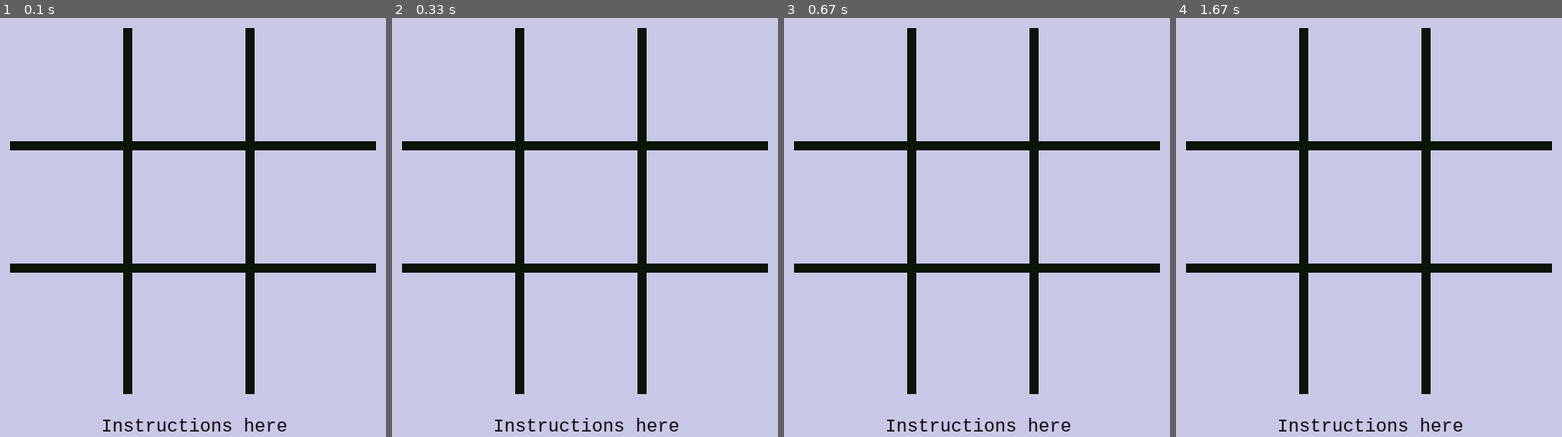
Above: before the commit, frames 1-4 (left to right).
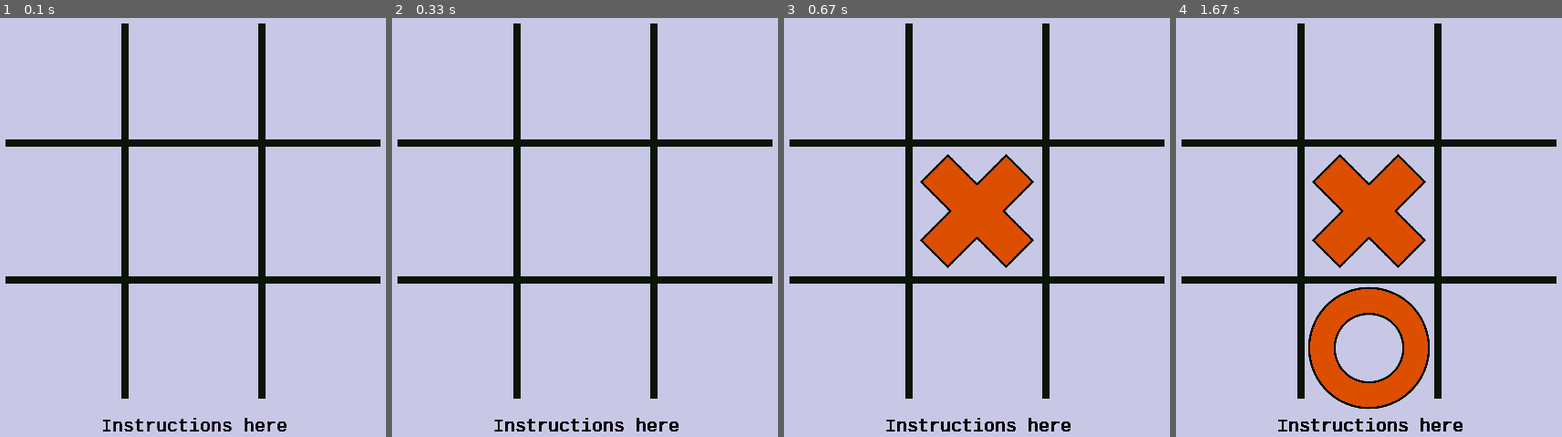
Above: after the commit, the same moments.

Repository: Codeit-Michael/TicTacToe-Game
Game: pygame game, started from tictactoe.py
Two runs of this game, one before a commit and one after it. Both use one fixed random seed, a clock stepped at 60 frames per second and the inputs below.
Inputs (mouse positions are in pixels of both pictures, inside the frame that each line leads up to):
- Up to frame 1 (0.1 s): no input
- Up to frame 2 (0.33 s): no input
- Up to frame 3 (0.67 s): click (977, 231) at 0.38 s
- Up to frame 4 (1.67 s): click (1407, 336) at 0.72 s

The runs differ from the first frame. In frame 1, 9.8% of the frame differs, in the area x 1-99%, y 1-99%; in frame 2, 9.9%; in frame 3, 15%; in frame 4, 20%.

Commit message:
add game details

Diff:
--- a/tictactoe.py
+++ b/tictactoe.py
@@ -3,16 +3,15 @@
 import pygame
 from pygame.locals import *
 
-
 pygame.init()
 pygame.font.init()
 
 window_size = (450, 500)
-
 cell_size = 150
 
 screen = pygame.display.set_mode(window_size)
 pygame.display.set_caption("Tic Tac Toe")
+
 
 class TicTacToe():
 
@@ -20,14 +19,13 @@
 		self.cell_size = cell_size
 		self.player = "X"
 		self.winner = None
+		self.taking_move = True
 		self.running = True
 		self.table = []
 		for col in range(3):
 			self.table.append([])
 			for row in range(3):
 				self.table[col].append("-")
-
-		self.draw_playah = None
 
 		self.background_color = (200, 200, 230)
 		self.table_color = (10, 20, 7)
@@ -38,31 +36,38 @@
 
 	def draw_table(self):
 		# draw this part w/ math
-		r1 = pygame.draw.line(screen, self.table_color, [25, 153], [425, 153], 10)
-		r2 = pygame.draw.line(screen, self.table_color, [25, 287], [425, 287], 10)
-		c1 = pygame.draw.line(screen, self.table_color, [153, 25], [153, 425], 10)
-		c2 = pygame.draw.line(screen, self.table_color, [287, 25], [287, 425], 10)
+		r1 = pygame.draw.line(screen, self.table_color, [20, 150], [430, 150], 8)
+		r2 = pygame.draw.line(screen, self.table_color, [20, 300], [430, 300], 8)
+		c1 = pygame.draw.line(screen, self.table_color, [150, 20], [150, 430], 8)
+		c2 = pygame.draw.line(screen, self.table_color, [300, 20], [300, 430], 8)
 		instructions = self.font.render('Instructions here', True, (10,0,10))
 		screen.blit(instructions,(125,450))
 
 
 	def _change_player(self):
-		if self.player == "X":
-			self.player = "O"
-		else:
-			"X"
+		self.player = "O" if self.player == "X" else "X"
+
+
+	def draw_char(self, x, y, player):
+		if self.player == "O":
+			img = pygame.image.load("images/Tc-O.png")
+		elif self.player == "X":
+			img = pygame.image.load("images/Tc-X.png")
+		img = pygame.transform.scale(img, (self.cell_size, self.cell_size))
+		screen.blit(img, (x * self.cell_size, y * self.cell_size, self.cell_size, self.cell_size))
 
 
 	def move(self, pos):
 		x, y = pos[0] // self.cell_size, pos[1] // self.cell_size
 		if self.table[x][y] == "-":
 			self.table[x][y] = self.player
+			self.draw_char(x,y,self.player)
 
 
 	def _message(self):
 		if self.winner is not None:
 			print(f"{self.winner} wins!!")
-		elif not self.running:
+		elif not self.taking_move:
 			print("Draw!!")
 
 
@@ -118,23 +123,24 @@
 				if cell == "-":
 					blank_cells += 1
 		if blank_cells == 0:
-			self.running = False
+			self.taking_move = False
 			self._message()
 
 
 	def main(self):
 		screen.fill(self.background_color)
-		self.draw_table()
-		while self.running and self.winner == None:
+		while self.running:
+			self.draw_table()
 			mx, my = pygame.mouse.get_pos()
 			for self.event in pygame.event.get():
 				if self.event.type == pygame.QUIT:
 					self.running = False
 
 				if self.event.type == pygame.MOUSEBUTTONDOWN:
-					self.move(self.event.pos)
-					self._game_check()
-					self._change_player()
+					if self.taking_move:
+						self.move(self.event.pos)
+						self._game_check()
+						self._change_player()
 
 			pygame.display.flip()
 			self.FPS.tick(60)
@@ -142,31 +148,3 @@
 
 f = TicTacToe(cell_size)
 f.main()
-
-
-
-
-"""
-yellow bg, orange sb, light blue instructions - In Pallette in Browser
-
-Make it Right Phase
--replan game
-	*flow
-	*to add
-	*frame per sec update (chars added must stay in their pos)
--draw characters
-	*draw line/circle char or append img?
-
-
-
-drawing the board config might be done w/:
-	def _draw_cell(self, cell):
-		pygame.draw.rect(screen, self.line_color, cell)
-
-	def _make_cell(self):
-		for col in range(3):
-			for row in range(3):
-				self._draw_cell(pygame.Rect(row * self.cell_width, col * self.cell_height, self.cell_width, self.cell_height))
-		self._draw_cell()
-
-"""
Binary file added: images/Tc-O.png
Binary file added: images/Tc-X.png
